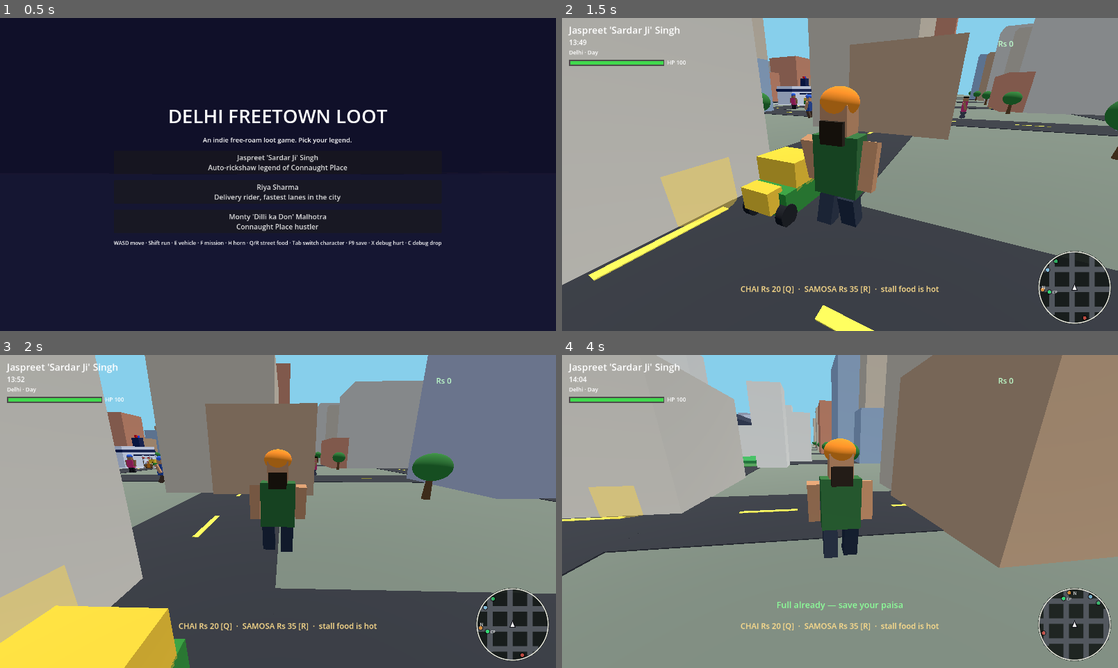
Above: before the commit, frames 1-4 (two rows, left to right).
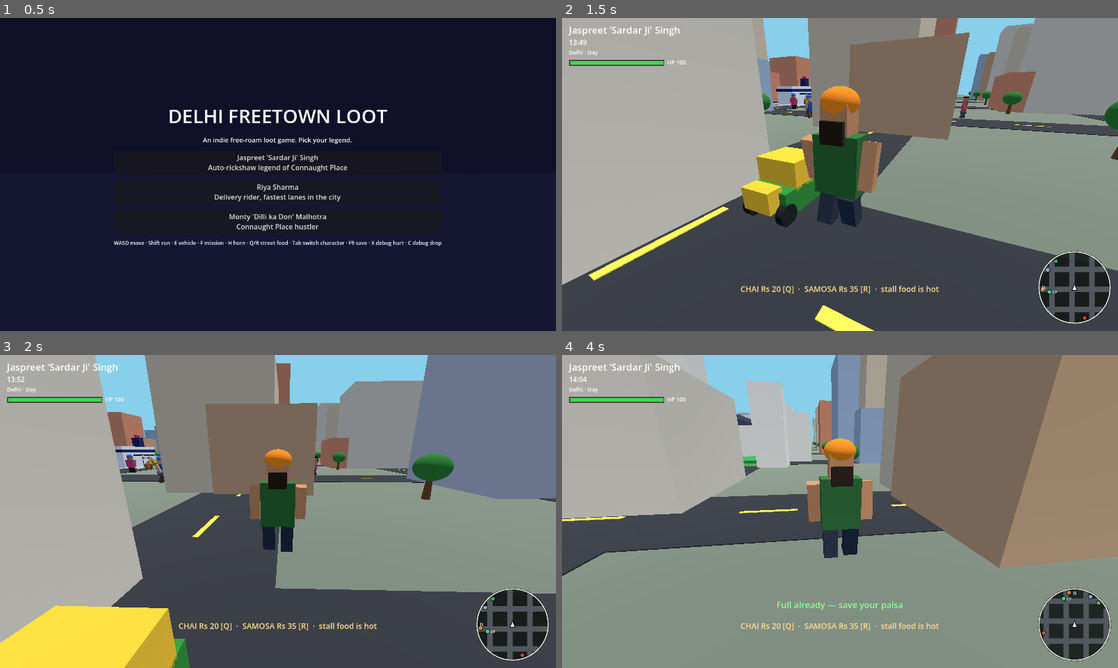
Above: after the commit, the same moments.

Repository: Ayushsahnios/delhi-freetown-loot
Game: Godot game, scene res://scenes/main.tscn
The game is run twice, just before and just after one commit, with the same random seed, the same clock (stepped at 60 frames per second) and the same inputs.
Inputs:
- Up to frame 1 (0.5 s): no input
- Up to frame 2 (1.5 s): click "Jaspreet 'Sardar Ji' Singh Au…" at 0.5 s; tap Enter (ui_accept) at 1.25 s; hold D (move_right) from 1.28 s (still down); hold Shift (run) from 1.28 s (still down)
- Up to frame 3 (2 s): keep holding D (move_right); keep holding Shift (run); tap Enter (ui_accept) at 1.52 s
- Up to frame 4 (4 s): release D (move_right) at 2.03 s; release Shift (run) at 2.03 s; hold S (move_back) 2.03-2.78 s; tap Q (buy_chai) at 2.1 s; tap Enter (ui_accept) at 2.27, 3.77 s; tap Shift (run) at 2.3, 3.8 s; hold D (move_right) 2.78-3.53 s; hold Shift (run) 2.78-3.53 s; tap R (buy_samosa) at 2.85 s; hold W (move_forward) from 3.53 s (still down); tap H (horn) at 3.6 s

Frame 1 is identical in both runs. In frame 2, 2.0% of the frame differs, in the area x 17-82%, y 7-67%; in frame 3, 1.7%; in frame 4, 0.8%.
Error after the commit: Invalid assignment on read-only value (on base: 'Dictionary'). (res://scripts/missions.gd:49)

Commit message:
Story arcs: intro chapters for each legend
Three one-shot Kahani missions with offer dialogue, multi-stop
objectives and closing outro conversations: Sardar Ji's pawned
auto-stand battery, Riya's three-parcel instalment run, Monty's
ninety-second pass hustle. Story givers get tinted markers and
delivery toasts are unit-aware.

Diff:
--- a/scripts/missions.gd
+++ b/scripts/missions.gd
@@ -7,6 +7,7 @@
 ## the CP ring race (checkpoints against two AI rickshaws).
 
 const DialogueScript := preload("res://scripts/dialogue.gd")
+const StoryArcs := preload("res://scripts/story_arcs.gd")
 
 signal mission_completed(title: String, reward: int)
 signal mission_failed(title: String)
@@ -80,6 +81,7 @@
 		_fail_mission(reason)
 	if not _offer_def.is_empty():
 		_offer_def = {}
+	if _dlg.is_running():
 		_dlg.cancel()
 	enabled = false
 
@@ -225,6 +227,7 @@
 				},
 			],
 			"time": 130.0,
+			"unit": "cups",
 			"reward": 500,
 			"repeatable": true,
 		},
@@ -290,6 +293,7 @@
 			"repeatable": true,
 		},
 	]
+	_defs.append_array(StoryArcs.STORY_ARCS)
 
 
 # ---------------------------------------------------------------- loop
@@ -313,7 +317,8 @@
 					_states[id] = "available"
 					_show_giver(id, true)
 			"available":
-				if enabled and _active.is_empty() and _offer_def.is_empty() and _player != null \
+				if enabled and _active.is_empty() and _offer_def.is_empty() and not _dlg.is_running() \
+						and _player != null \
 						and _flat_dist(_player.global_position, def["giver"]) < TRIGGER_R:
 					_states[id] = "offered"
 					_offer_def = def
@@ -399,7 +404,7 @@
 	if _active["def"].has("race"):
 		_toast.text = "CHECKPOINT %d/%d" % [stage + 1, objs.size() - 1]
 	else:
-		_toast.text = "DELIVERED  ·  %d of %d cups" % [stage + 1, objs.size()]
+		_toast.text = "DELIVERED  ·  %d of %d %s" % [stage + 1, objs.size(), String(_active["def"].get("unit", "stops"))]
 	_toast.visible = true
 	_toast_t = 1.2
 
@@ -417,6 +422,9 @@
 	_toast_t = 2.5
 	mission_completed.emit(String(def["title"]), reward)
 	_end_mission(def)
+	if def.has("outro"):
+		## Story missions close with a final conversation beat.
+		_dlg.start(def["outro"])
 
 
 func _fail_mission(reason: String) -> void:
@@ -449,12 +457,13 @@
 
 func _spawn_giver(def: Dictionary) -> void:
 	var pos: Vector3 = def["giver"]
+	var mc: Color = def.get("marker_color", Color(1.0, 0.84, 0.25))
 	var ring := MeshInstance3D.new()
 	var rm := CylinderMesh.new()
 	rm.top_radius = 2.2
 	rm.bottom_radius = 2.2
 	rm.height = 2.6
-	rm.material = _xmat(Color(1.0, 0.84, 0.25), 0.42)
+	rm.material = _xmat(mc, 0.42)
 	ring.mesh = rm
 	ring.position = pos + Vector3(0.0, 1.3, 0.0)
 	add_child(ring)
@@ -463,7 +472,7 @@
 	bm.top_radius = 0.25
 	bm.bottom_radius = 0.25
 	bm.height = 9.0
-	bm.material = _xmat(Color(1.0, 0.9, 0.45), 0.55)
+	bm.material = _xmat(mc.lightened(0.3), 0.55)
 	beam.mesh = bm
 	beam.position = pos + Vector3(0.0, 4.5, 0.0)
 	add_child(beam)
--- /dev/null
+++ b/scripts/story_arcs.gd
@@ -0,0 +1,179 @@
+extends RefCounted
+## Kahani story arcs: one-shot intro chapters for each legend.
+## Sardar Ji's auto stand troubles, Riya's courier debt, Monty's CP
+## hustle — each a first playable chapter with an offer conversation
+## and a closing outro beat. Consumed by the mission system; all
+## dialogue text original, all positions on walkable streets.
+
+const STORY_ARCS := [
+	{
+		"id": "kahani_sardarji",
+		"title": "Sardar Ji — Chapter 1: The Stand",
+		"marker_color": Color(1.0, 0.55, 0.20),
+		"lines": [
+			{
+				"speaker": "Chotu, stand helper",
+				"text": "Bad news, bhai sahab — the board pasted a seal notice on Sardar Ji's auto stand, and his spare battery is still pawned with the lender by the Purani Dilli fort gate against last month's repair loan.",
+				"color": Color(0.55, 0.85, 0.95),
+			},
+			{
+				"speaker": "Chotu, stand helper",
+				"text": "No battery, no fares, no stand. Fetch it from the lender and fit it back at the stand before the sealing squad returns on its evening round.",
+				"color": Color(0.55, 0.85, 0.95),
+			},
+			{
+				"speaker": "Chotu, stand helper",
+				"text": "Sardar Ji will owe you his week's supply of chai. Rs 700 from the fare jar — will you do it?",
+				"color": Color(0.55, 0.85, 0.95),
+				"choices": ["Take the job", "Not now"],
+			},
+		],
+		"giver": Vector3(6.0, 0.0, 64.0),
+		"objectives": [
+			{
+				"kind": "reach",
+				"label": "Collect the pawned battery — lender at Purani Dilli",
+				"pos": Vector3(-88.0, 0.0, 100.0),
+				"radius": 8.0,
+			},
+			{
+				"kind": "deliver",
+				"label": "Fit the battery at Sardar Ji's stand by CP",
+				"pos": Vector3(6.0, 0.0, 64.0),
+				"radius": 8.0,
+			},
+		],
+		"time": 0.0,
+		"reward": 700,
+		"outro": [
+			{
+				"speaker": "Sardar Ji",
+				"text": "Oye! The meter ticks and the stand lives another day. You move like the morning shuttle, beta — take this from the fare jar.",
+				"color": Color(1.0, 0.56, 0.12),
+			},
+			{
+				"speaker": "Sardar Ji",
+				"text": "But listen carefully — the sealing squad keeps a list, and my stand is only the first name on it. Chapter two will need bigger friends than a spare battery.",
+				"color": Color(1.0, 0.56, 0.12),
+			},
+		],
+	},
+	{
+		"id": "kahani_riya",
+		"title": "Riya — Chapter 1: The Instalment",
+		"marker_color": Color(1.0, 0.45, 0.55),
+		"lines": [
+			{
+				"speaker": "Gupta Ji, depot manager",
+				"text": "You know Riya? Fastest lanes in the city — and last week her batch went down near the fort. Four bent boxes, and a finance wallah chewing my ear about the instalment.",
+				"color": Color(0.70, 0.90, 0.60),
+			},
+			{
+				"speaker": "Gupta Ji, depot manager",
+				"text": "Three replacement parcels, three corners of town: the guard at India Gate, the kiosk at the CP inner circle, the spice shop in Purani Dilli. Two minutes flat.",
+				"color": Color(0.70, 0.90, 0.60),
+			},
+			{
+				"speaker": "Gupta Ji, depot manager",
+				"text": "Clear those drops and the ledger wipes this month's instalment off Riya's name. Rs 800 says you ride like her.",
+				"color": Color(0.70, 0.90, 0.60),
+				"choices": ["Take the job", "Not now"],
+			},
+		],
+		"giver": Vector3(144.0, 0.0, -126.0),
+		"objectives": [
+			{
+				"kind": "deliver",
+				"label": "Parcel 1 — the guard at India Gate",
+				"pos": Vector3(-2.0, 0.0, -84.0),
+				"radius": 8.0,
+			},
+			{
+				"kind": "deliver",
+				"label": "Parcel 2 — the kiosk at the CP inner circle",
+				"pos": Vector3(0.0, 0.0, 6.0),
+				"radius": 8.0,
+			},
+			{
+				"kind": "deliver",
+				"label": "Parcel 3 — the spice shop in Purani Dilli",
+				"pos": Vector3(-86.0, 0.0, 98.0),
+				"radius": 8.0,
+			},
+		],
+		"time": 115.0,
+		"unit": "parcels",
+		"reward": 800,
+		"outro": [
+			{
+				"speaker": "Riya",
+				"text": "Gupta Ji just called — instalment cleared! The borrowed set of wheels is safe for another month because of you.",
+				"color": Color(0.84, 0.20, 0.42),
+			},
+			{
+				"speaker": "Riya",
+				"text": "That last stretch into Purani Dilli was pure throttle. Next time I'm going after the depot ledger itself — that finance wallah has been skimming for months. Ride with me then?",
+				"color": Color(0.84, 0.20, 0.42),
+			},
+		],
+	},
+	{
+		"id": "kahani_monty",
+		"title": "Monty — Chapter 1: The Passes",
+		"marker_color": Color(0.70, 0.45, 1.0),
+		"lines": [
+			{
+				"speaker": "Monty, Dilli ka Don",
+				"text": "Partner! Golden opportunity — fifty VIP darshan passes for a celebrity gate appearance. Printed, laminated, and one hundred percent unofficial.",
+				"color": Color(0.54, 0.17, 0.89),
+			},
+			{
+				"speaker": "Monty, Dilli ka Don",
+				"text": "One problem: the stack is still with the printer in Purani Dilli, my flyer crowd waits on the CP ring, and the star buyer collects at India Gate before his bus leaves.",
+				"color": Color(0.54, 0.17, 0.89),
+			},
+			{
+				"speaker": "Monty, Dilli ka Don",
+				"text": "Ninety seconds, three stops, and the Don's cut is Rs 900. You know I don't ask twice.",
+				"color": Color(0.54, 0.17, 0.89),
+				"choices": ["Take the job", "Not now"],
+			},
+		],
+		"giver": Vector3(-40.0, 0.0, -40.0),
+		"objectives": [
+			{
+				"kind": "deliver",
+				"label": "Pick up the pass stack — printer in Purani Dilli",
+				"pos": Vector3(-84.0, 0.0, 94.0),
+				"radius": 8.0,
+			},
+			{
+				"kind": "deliver",
+				"label": "Drop the promo flyers at the CP ring",
+				"pos": Vector3(-40.0, 0.0, -16.0),
+				"radius": 8.0,
+			},
+			{
+				"kind": "reach",
+				"label": "Hand the passes to the buyer at India Gate",
+				"pos": Vector3(2.0, 0.0, -86.0),
+				"radius": 8.0,
+			},
+		],
+		"time": 95.0,
+		"unit": "flyers",
+		"reward": 900,
+		"outro": [
+			{
+				"speaker": "Monty, Dilli ka Don",
+				"text": "Passes delivered, buyer smiling, cash counted twice. Dilli ka Don always lands on his feet — usually on somebody else's.",
+				"color": Color(0.54, 0.17, 0.89),
+			},
+			{
+				"speaker": "Monty, Dilli ka Don",
+				"text": "That buyer whispered about a bigger game running through Chandni Chowk. Chapter two will need a faster crew — stay reachable, partner.",
+				"color": Color(0.54, 0.17, 0.89),
+			},
+		],
+	},
+]
Not shown, added: scripts/story_arcs.gd.uid
Not shown, changed: README.md
